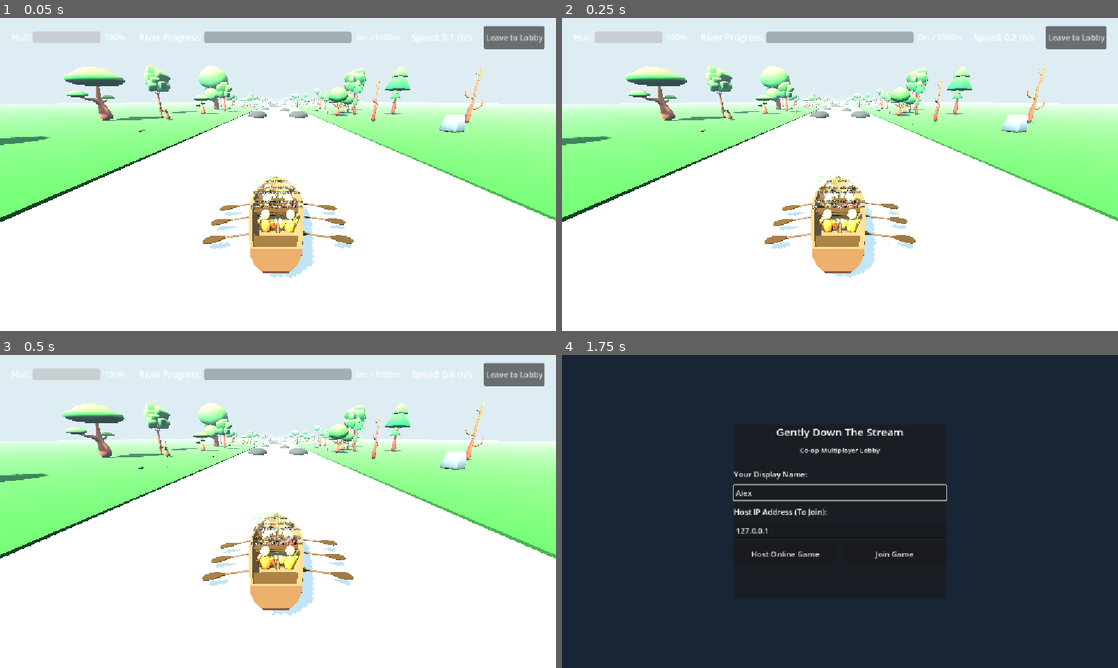
Above: before the commit, frames 1-4 (two rows, left to right).
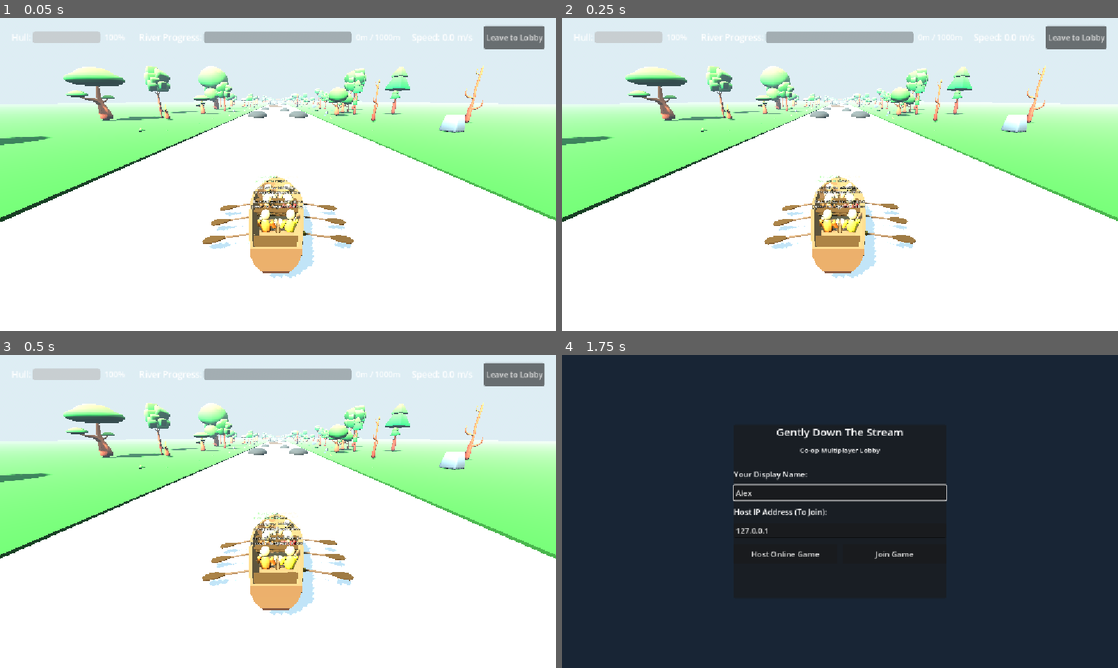
Above: after the commit, the same moments.

Repository: Calpringles/StrathPlay-StrathHack26-team-6
Game: Godot game, scene res://river.tscn
Two runs of this game, one before a commit and one after it. Both use one fixed random seed, a clock stepped at 60 frames per second and the inputs below. This scene is started directly instead of the project's main scene.
Inputs (mouse positions are in pixels of both pictures, inside the frame that each line leads up to):
- Up to frame 1 (0.05 s): no input
- Up to frame 2 (0.25 s): no input
- Up to frame 3 (0.5 s): no input
- Up to frame 4 (1.75 s): click "Leave to Lobby" at 0.5 s; click (840, 492) at 1.27 s; type "Alex" at 1.35 s

The runs differ from the first frame. In frame 1, less than 0.1% of the frame differs, in the area x 11-90%, y 5-72%; in frame 2, 0.5%; in frame 3, 0.9%, in the area x 0-98%, y 5-84%; in frame 4, nothing differs.

Commit message:
Fix online and stopping auto drive again

Diff:
--- a/gently-down-the-stream/boat.gd
+++ b/gently-down-the-stream/boat.gd
@@ -13,7 +13,7 @@
 @export_group("Rowing Physics")
 @export var stroke_power: float = 2.4
 @export var turn_power: float = 0.45
-@export var current_speed: float = 1.6
+@export var current_speed: float = 0.0
 @export var water_drag_longitudinal: float = 0.65
 @export var water_drag_lateral: float = 3.6
 @export var turn_drag: float = 2.8
--- a/gently-down-the-stream/networking/Lobby.gd
+++ b/gently-down-the-stream/networking/Lobby.gd
@@ -214,6 +214,11 @@
 	copy_ip_button.text = "Copy IP"
 
 func _on_seat_selected(seat_index: int) -> void:
+	# The lobby can be visible while a client is still connecting. Do not send
+	# RPCs until ENet has completed its handshake.
+	if NetworkManager == null or not NetworkManager.is_connection_ready():
+		connect_status_label.text = "Still connecting — please try again in a moment."
+		return
 	if multiplayer.is_server():
 		NetworkManager.request_seat(seat_index)
 	else:
--- a/gently-down-the-stream/networking/NetworkManager.gd
+++ b/gently-down-the-stream/networking/NetworkManager.gd
@@ -17,6 +17,10 @@
 var local_customization: Dictionary = {}
 
 var peer: ENetMultiplayerPeer
+
+func is_connection_ready() -> bool:
+	return multiplayer != null and multiplayer.has_multiplayer_peer() and \
+		(multiplayer.is_server() or multiplayer.get_connection_status() == MultiplayerPeer.CONNECTION_CONNECTED)
 
 func _ready() -> void:
 	local_customization = CharacterCustomizer.get_default_customization(0)
@@ -153,7 +157,7 @@
 	var my_id = multiplayer.get_unique_id() if (multiplayer != null and multiplayer.has_multiplayer_peer()) else 1
 	if players.has(my_id):
 		players[my_id]["customization"] = custom_data
-	if multiplayer != null and multiplayer.has_multiplayer_peer():
+	if is_connection_ready():
 		if multiplayer.is_server():
 			_sync_players_to_clients.rpc(players)
 		else:
